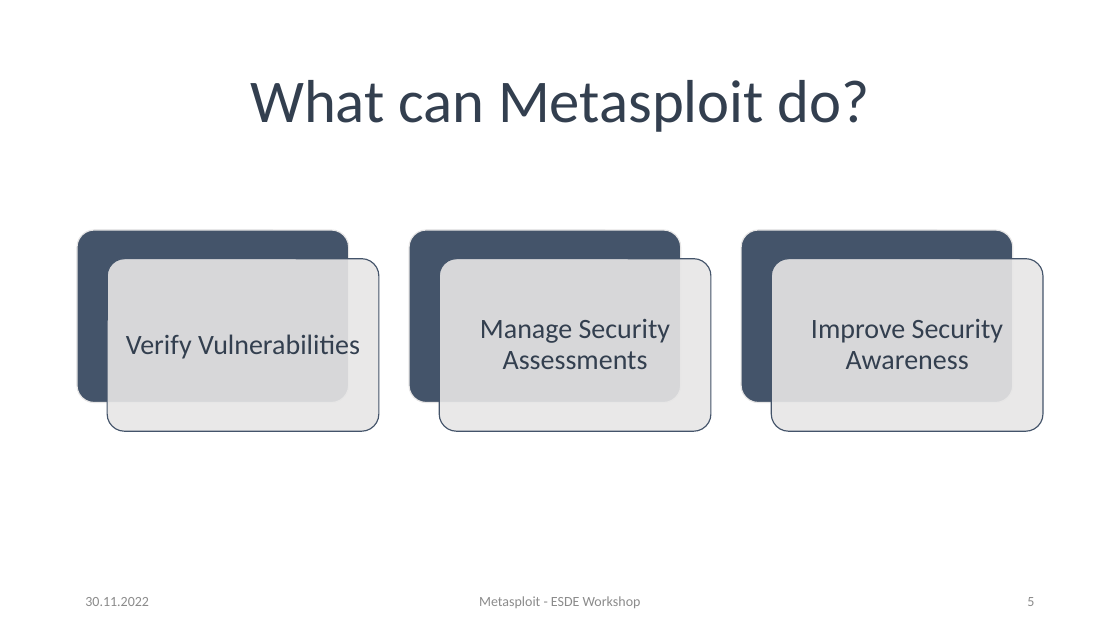
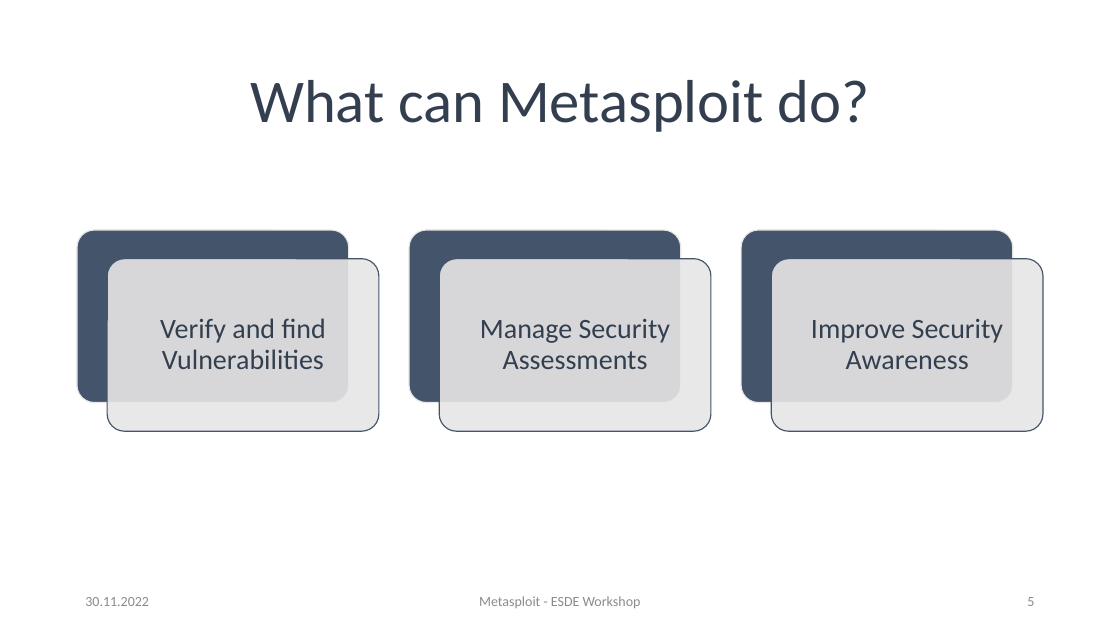
Before and after one commit to sebivenlo/ESDE_Metasploit_2022, a slide deck: slide 5 of presentation.pptx. Drawn at 1120x630 pixels with LibreOffice and Linux fonts; fonts in the diff are those of the drawing. Boxes give left, top, right and bottom in pixels: in the first picture for what was removed or moved away, otherwise in the second. Text is boxed around its words. In the diff, an @@ line names an element or a change of style, - is before the commit and + after.

Commit message:
something added on 3rd slide

```diff
--- a/presentation.pptx
+++ b/presentation.pptx
@@ text at [160, 318, 326, 369]: text changed @@
-Verify Vulnerabilities
+Verify and find Vulnerabilities
```
